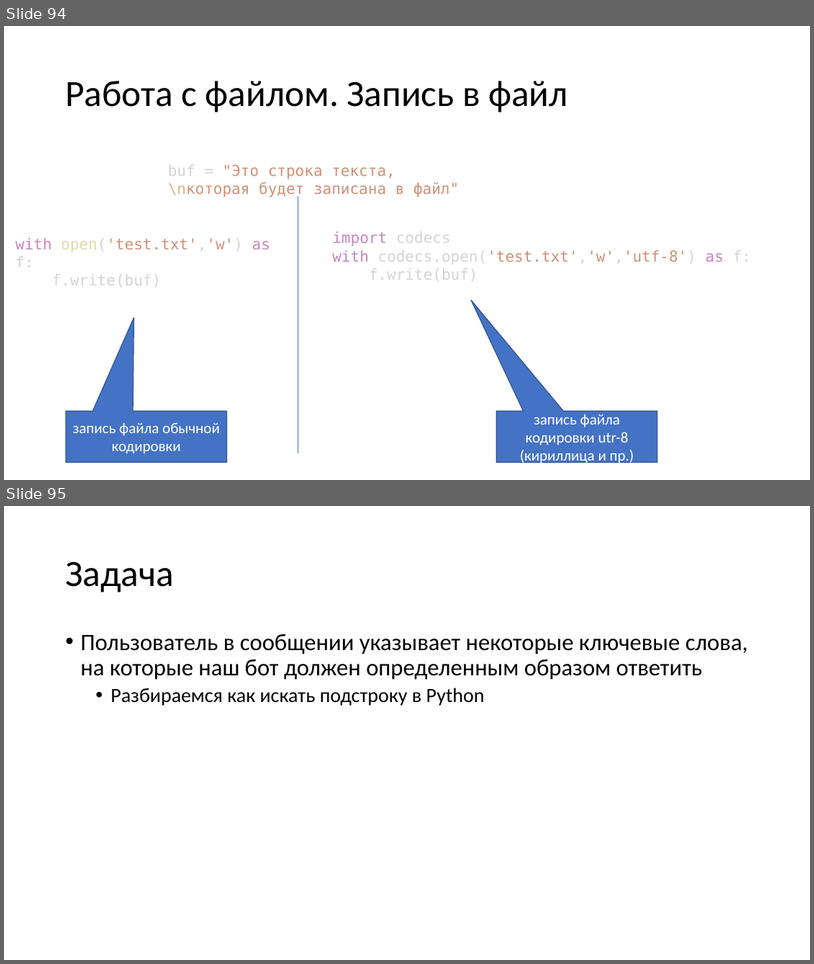
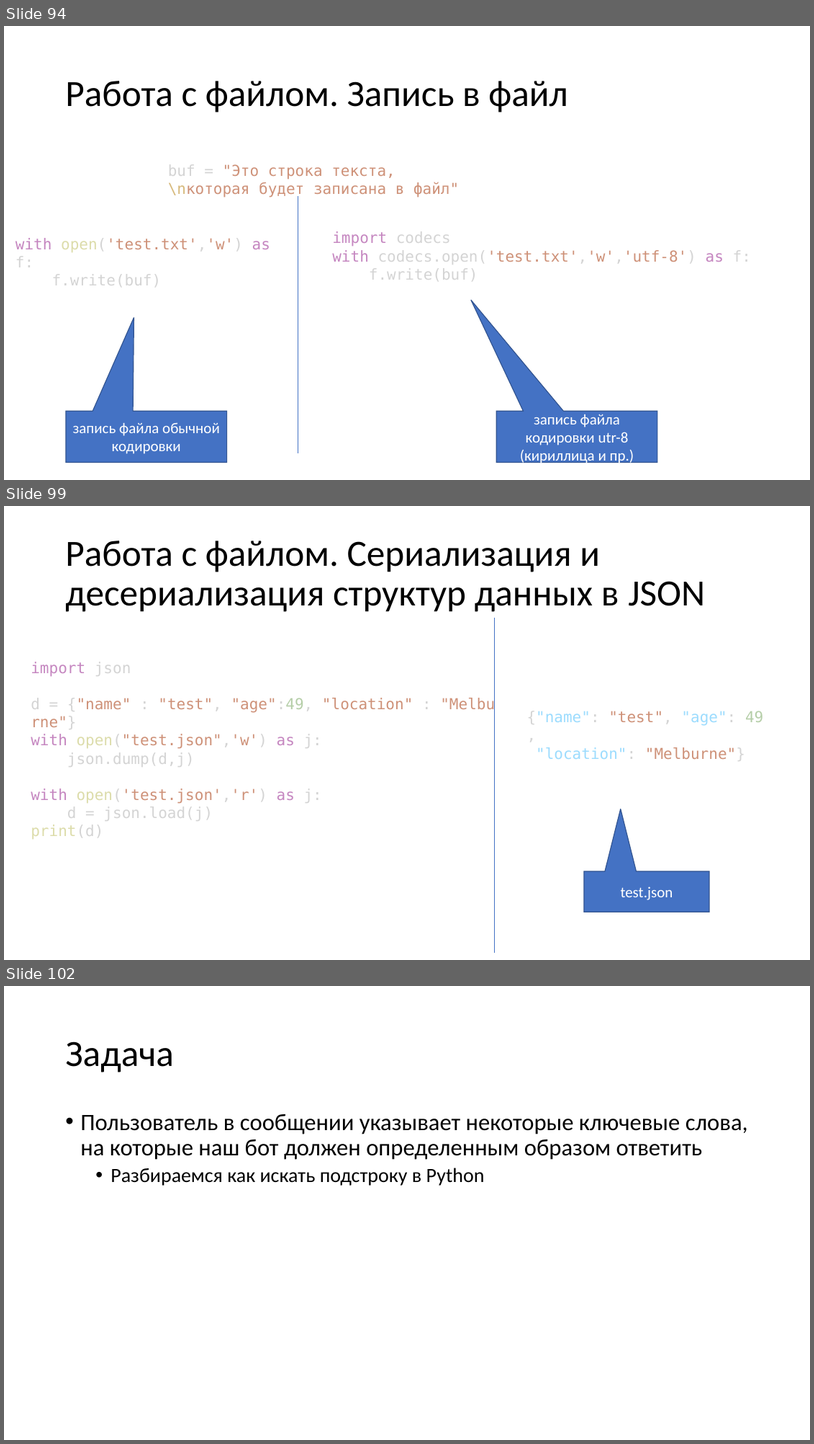
Before and after one commit to paveltsytovich/telegram-course, a slide deck: Presentation/Разработка ботов для телеграмм на Python.pptx. Shown one above the other, each under a label of ours: slides 94 and 95 before the commit, slides 94, 99 and 102 after it; the slides between them are not shown. The pictures are 814x964 and 814x1444 pixels, drawn with LibreOffice and Linux fonts; fonts in the diff are those of the drawing. Boxes give left, top, right and bottom in pixels: in the first picture for what was removed or moved away, otherwise in the second. Text is boxed around its words. In the diff, an @@ line names an element or a change of style, - is before the commit and + after.

Commit message:
сериализация и десериализация

```diff
--- a/Presentation/Разработка ботов для телеграмм на Python.pptx
+++ b/Presentation/Разработка ботов для телеграмм на Python.pptx
@@ slide 99 added at <box>4,506,810,960</box>, background #FFFFFF @@
@@ title added at <box>65,541,705,612</box>, 44 pt, text #000000 @@
+Работа с файлом. Сериализация и десериализация структур данных в JSON
@@ line added from (495, 618) to (495, 952), #4472C4 0.5 pt @@
@@ text added at <box>31,662,413,839</box>, 18 pt, text #CE9178 @@
+import json
+d = {"name" : "test", "age":49, "location" : "Melburne"}
+with open("test.json",'w') as j:
+json.dump(d,j)
+with open('test.json','r') as j:
+d = json.load(j)
+print(d)
@@ text added at <box>527,710,764,761</box>, 18 pt, text #9CDCFE @@
+{"name": "test", "age": 49,
+"location": "Melburne"}
@@ speech box added at <box>585,871,710,912</box>, fill #4472C4, outline #325491 1 pt, 18 pt, text #FFFFFF @@
+test.json
@@ what was slide 95 is now slide 102 @@
```
Also in this commit, not shown: 6 other slides added.
